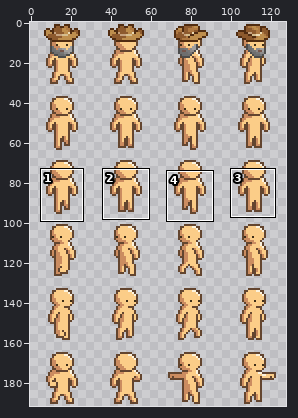
A pixel-art file gets an edit: Assets/Content/Races/human_light/human_light.ase. Above: a wide view before the commit, with the close-up outlined.
Close-up. Before:
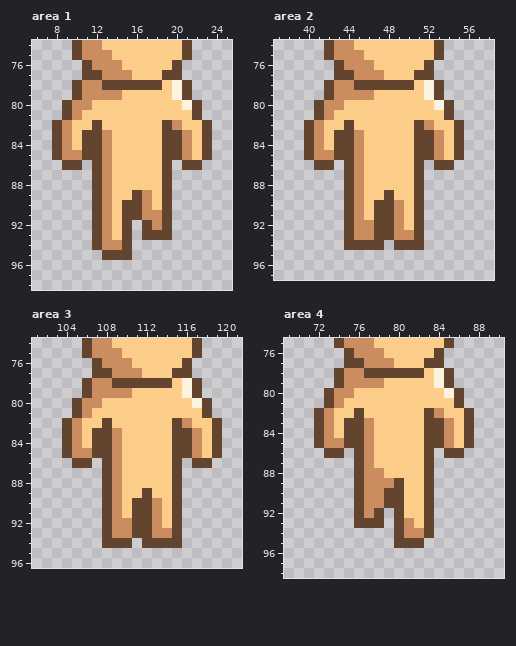
128x192 pixels, 1 frame. Shown: area 1: x 6..25, y 74..98; area 2: x 37..58, y 74..97; area 3: x 101..121, y 74..96; area 4: x 69..90, y 75..98. The commit also changed other parts of the picture, which this record leaves out.
And afterwards:
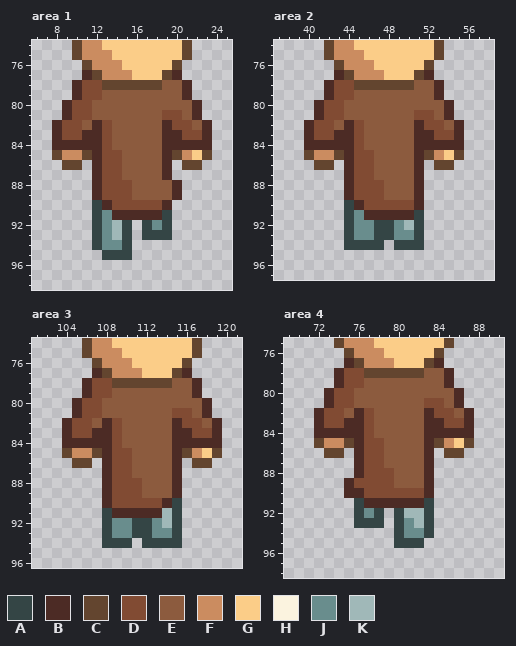
Palette (. is transparent): A #344545  B #4c2b25  C #63452f  D #814b33  E #8c5b3e  F #cb8c60  G #fbcd88  H #fbf3df  J #698d8d  K #a0b8b8
Change:
layer "Body" added
layer "Body Detail" added
layer "Jeans" added
layer "Duster" added
layer "Layer" removed
layer "Layer 1" removed
--- area 1, layers "Duster", "Jeans"
@@ x 6..25 @@
 76 .....CFFFGGGGGC.....
-77 .....CCFFFGGGCC.....
-78 ....CFFCCCCCCGHC....
-79 ....CFFFFGGGGGHC....
-80 ...CFFGGGGGGGGGHC...
-81 ...CFGGGGGGGGGGGC...
-82 ..CFGGCGGGGGGCFGGC..
-83 ..CFGCCFGGGGGCCFGC..
-84 ..CFGCCFGGGGGCCFGC..
-85 ..CFFCCFGGGGGCCFGC..
-86 ...CC.CFGGGGGC.CC...
-87 ......CFGGGGGC......
-88 ......CFGGGGGC......
-89 ......CFGGCFGC......
-90 ......CFGCCFGC......
-91 ......CFGCCFFC......
-92 ......CFGC.CFC......
-93 ......CFGC.CCC......
-94 ......CFFC..........
-95 .......CCC..........
+77 .....BCFFFGGGCB.....
+78 ....BDDCCCCCCEEB....
+79 ....BDDEEEEEEEEB....
+80 ...BDDEEEEEEEEEEB...
+81 ...BDDEEEEEEEDDEB...
+82 ..BDDEBDEEEEEBDDEB..
+83 ..BDDBBDEEEEEBBDDB..
+84 ..BBBBBDEEEEEBBBBB..
+85 ..CFFCBDDEEEEBCFGC..
+86 ...CC.BDDEEEEB.CC...
+87 ......BDDEEEEB......
+88 ......BDDDEEEEB.....
+89 ......BDDDEEEEB.....
+90 ......ABDDDDDB......
+91 ......AJBBBBBA......
+92 ......AJKA.AJA......
+93 ......AJKA.AAA......
+94 ......AJJA..........
+95 .......AAA..........
 96 ....................
--- area 2, layers "Duster", "Jeans"
@@ x 37..58 @@
 76 ......CFFFGGGGGC......
-77 ......CCFFFGGGCC......
-78 .....CFFCCCCCCGHC.....
-79 .....CFFFFGGGGGHC.....
-80 ....CFFGGGGGGGGGHC....
-81 ....CFGGGGGGGGGGGC....
-82 ...CFGGCGGGGGGCFGGC...
-83 ...CFGCCFGGGGGCCFGC...
-84 ...CFGCCFGGGGGCCFGC...
-85 ...CFFCCFGGGGGCCFGC...
-86 ....CC.CFGGGGGC.CC....
-87 .......CFGGGGGC.......
-88 .......CFGGGGGC.......
-89 .......CFGGCGGC.......
-90 .......CFGCCFGC.......
-91 .......CFGCCFGC.......
-92 .......CFFCCFGC.......
-93 .......CFFCCFFC.......
-94 .......CCCC.CCC.......
+77 ......BCFFFGGGCB......
+78 .....BDDCCCCCCEEB.....
+79 .....BDDEEEEEEEEB.....
+80 ....BDDEEEEEEEEEEB....
+81 ....BDDEEEEEEEDDEB....
+82 ...BDDEBDEEEEEBDDEB...
+83 ...BDDBBDEEEEEBBDDB...
+84 ...BBBBBDEEEEEBBBBB...
+85 ...CFFCBDDEEEEBCFGC...
+86 ....CC.BDDEEEEB.CC....
+87 .......BDDEEEEB.......
+88 .......BDDDEEEB.......
+89 .......BDDDEEEB.......
+90 .......ABDDDDDB.......
+91 .......AJBBBBBA.......
+92 .......AJJAAJKA.......
+93 .......AJJAAJJA.......
+94 .......AAAA.AAA.......
 95 ......................
--- area 3, layers "Duster", "Jeans"
@@ x 101..121 @@
 76 ......CFFFGGGGGC.....
-77 ......CCFFFGGGCC.....
-78 .....CFFCCCCCCGHC....
-79 .....CFFFFGGGGGHC....
-80 ....CFFGGGGGGGGGHC...
-81 ....CFGGGGGGGGGGGC...
-82 ...CFGGCGGGGGGCFGGC..
-83 ...CFGCCFGGGGGCCFGC..
-84 ...CFGCCFGGGGGCCFGC..
-85 ...CFFCCFGGGGGCCFGC..
-86 ....CC.CFGGGGGC.CC...
-87 .......CFGGGGGC......
-88 .......CFGGGGGC......
-89 .......CFGGCGGC......
-90 .......CFGCCFGC......
-91 .......CFGCCFGC......
-92 .......CFFCCFGC......
-93 .......CFFCCFFC......
-94 .......CCC.CCCC......
+77 ......BCFFFGGGCB.....
+78 .....BDDCCCCCCEEB....
+79 .....BDDEEEEEEEEB....
+80 ....BDDEEEEEEEEEEB...
+81 ....BDDEEEEEEEDDEB...
+82 ...BDDEBDEEEEEBDDEB..
+83 ...BDDBBDEEEEEBBDDB..
+84 ...BBBBBDEEEEEBBBBB..
+85 ...CFFCBDDEEEEBCFGC..
+86 ....CC.BDDEEEEB.CC...
+87 .......BDDEEEEB......
+88 .......BDDDEEEB......
+89 .......BDDDEEEB......
+90 .......BDDDDDBA......
+91 .......ABBBBBKA......
+92 .......AJJAAJKA......
+93 .......AJJAAJJA......
+94 .......AAA.AAAA......
 95 .....................
--- area 4, layers "Duster", "Jeans"
@@ x 69..90 @@
 76 ......CFFFGGGGGC......
-77 ......CCFFFGGGCC......
-78 .....CFFCCCCCCGHC.....
-79 .....CFFFFGGGGGHC.....
-80 ....CFFGGGGGGGGGHC....
-81 ....CFGGGGGGGGGGGC....
-82 ...CFGGCGGGGGGCFGGC...
-83 ...CFGCCFGGGGGCCFGC...
-84 ...CFGCCFGGGGGCCFGC...
-85 ...CFFCCFGGGGGCCFGC...
-86 ....CC.CFGGGGGC.CC....
-87 .......CFGGGGGC.......
-88 .......CFFGGGGC.......
-89 .......CFFFCGGC.......
-90 .......CFFCCGGC.......
-91 .......CFFCCGGC.......
-92 .......CFC.CGGC.......
-93 .......CCC.CFGC.......
-94 ...........CFFC.......
-95 ...........CCC........
+77 ......BCFFFGGGCB......
+78 .....BDDCCCCCCEEB.....
+79 .....BDDEEEEEEEEB.....
+80 ....BDDEEEEEEEEEEB....
+81 ....BDDEEEEEEEDDEB....
+82 ...BDDEBDEEEEEBDDEB...
+83 ...BDDBBDEEEEEBBDDB...
+84 ...BBBBBDEEEEEBBBBB...
+85 ...CFFCBDDEEEEBCFGC...
+86 ....CC.BDDEEEEB.CC....
+87 .......BDDEEEEB.......
+88 .......BDDDEEEB.......
+89 ......BDDDDEEEB.......
+90 ......BBDDDDDDB.......
+91 .......ABBBBBBA.......
+92 .......AJA.AKKA.......
+93 .......AAA.AJKA.......
+94 ...........AJJA.......
+95 ...........AAA........
 96 ......................
Changed places in both close-ups, as pixel boxes (x1, y1, x2, y2):
changed: (52, 70, 212, 260)
changed: (304, 70, 464, 250)
changed: (62, 368, 222, 548)
changed: (314, 358, 474, 548)
